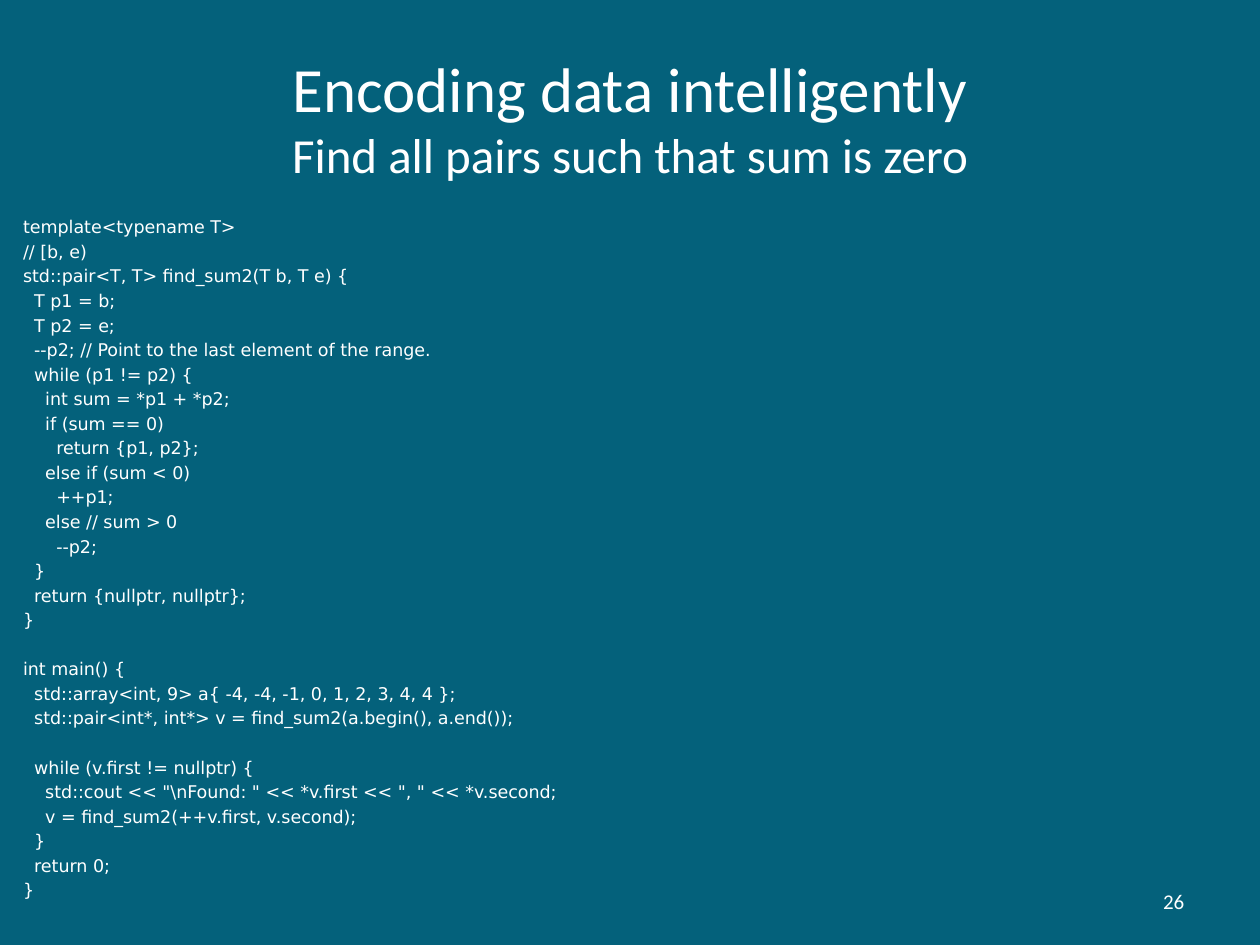
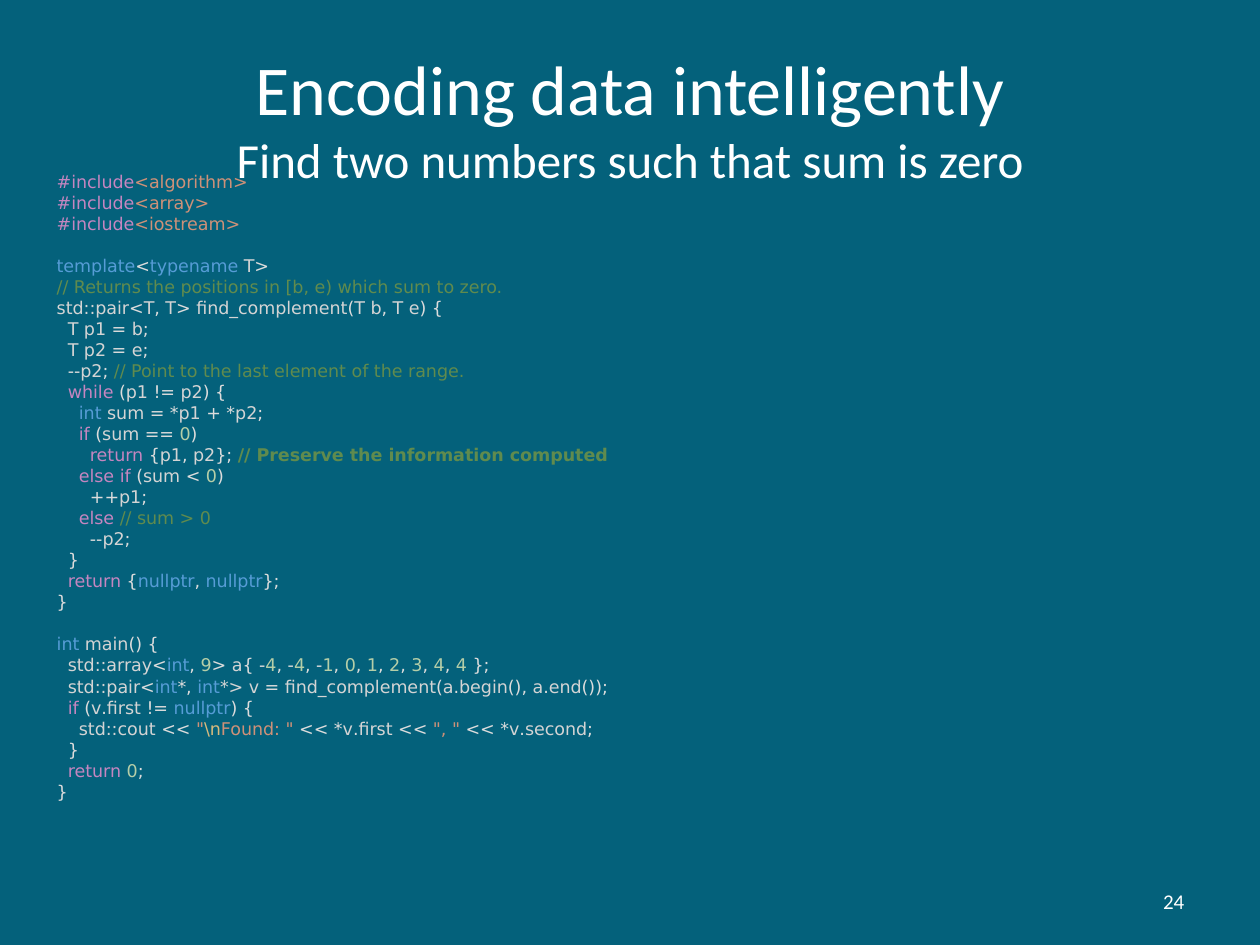
Before and after one commit to hiraditya/std-benchmark, a slide deck: slide 24 of docs/slides/slide-acm-2021-DAC-2017.pptx (slide 26 before the commit). Drawn at 1260x945 pixels with LibreOffice and Linux fonts; fonts in the diff are those of the drawing. Boxes give left, top, right and bottom in pixels: in the first picture for what was removed or moved away, otherwise in the second. Text is boxed around its words. In the diff, an @@ line names an element or a change of style, - is before the commit and + after.

```diff
--- a/docs/slides/slide-acm-2021-DAC-2017.pptx
+++ b/docs/slides/slide-acm-2021-DAC-2017.pptx
@@ title at box(237, 66, 1024, 187): text changed @@
-Encoding data intelligently
-Find all pairs such that sum is zero
+Encoding data intelligently
+Find two numbers such that sum is zero
@@ text "#include<algorithm>": place and size @@
-text "#include<algorithm>" at box(23, 220, 556, 827)
+text "#include<algorithm>" at box(57, 174, 608, 779)
@@ text at box(57, 174, 248, 231): paragraphs added @@
+#include<algorithm>
+#include<array>
+#include<iostream>
@@ text at box(57, 259, 593, 779): text colour #FFFFFF to #569CD6 in "template<typename", "int", "{nullptr, nullptr};", "int" and 1 more places; text colour #FFFFFF to #DCDCDC in "template<typename T>", "= b;", "= e;", "--p2;" and 15 more places; text colour #FFFFFF to #D4D4D4 in "T>", "T p1 b;", "T p2 e;", "--p2;" and 9 more places; text colour #FFFFFF to #608B4E in "// Point to the last element of ...", "// sum > 0"; text colour #FFFFFF to #C586C0 in "while", "if", "else if", "else" and 2 more places; text colour #FFFFFF to #B5CEA8 in "0)", "0)", "9> -4, -4, -1, 0, 1, 2, ...", "0;"; text colour #FFFFFF to #CE9178 in ""\nFound: " ", ""; text colour #FFFFFF to #D7BA7D in ""\nFound:"; less space between paragraphs @@
@@ text at box(57, 280, 503, 318): text changed; text colour #FFFFFF to #608B4E @@
-// [b, e)
-std::pair<T, T> find_sum2(T b, T e) {
+// Returns the positions in [b, e) which sum to zero.
+std::pair<T, T> find_complement(T b, T e) {
@@ text at box(90, 447, 608, 465): text changed; text colour #FFFFFF to #608B4E; bold on @@
-return {p1, p2};
+return {p1, p2}; // Preserve the information computed
@@ text at box(68, 679, 608, 718): text changed; text colour #FFFFFF to #D4D4D4 @@
-std::pair<int*, int*> v = find_sum2(a.begin(), a.end());
-while (v.first != nullptr) {
+std::pair<int*, int*> v = find_complement(a.begin(), a.end());
+if (v.first != nullptr) {
@@ text at box(45, 809, 356, 827): paragraph removed @@
-v = find_sum2(++v.first, v.second);
@@ page number at box(1163, 895, 1184, 909): text changed @@
-26
+24
```
Also in this commit, not shown: 13 other slides changed.
